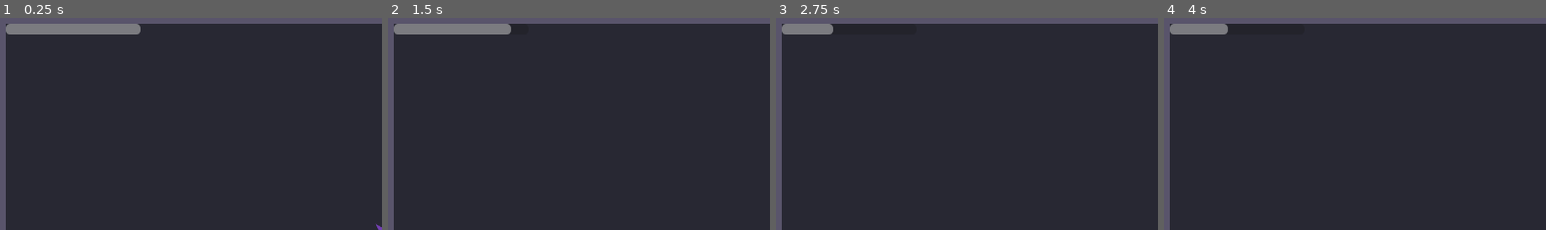
Above: before the commit, frames 1-4 (left to right).
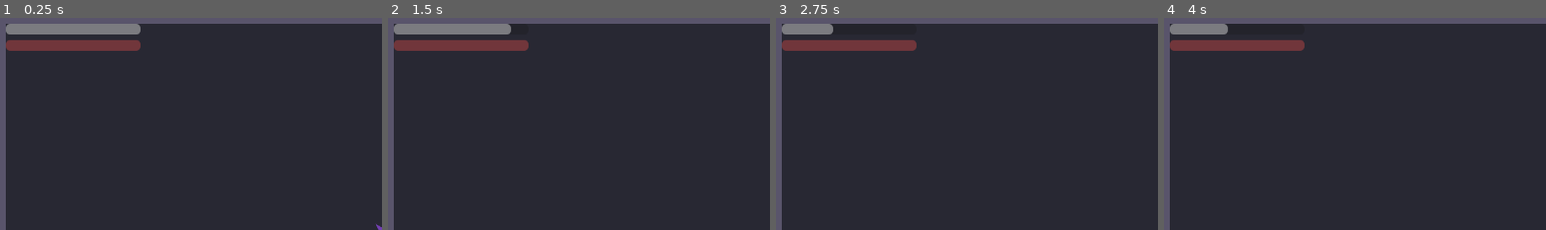
Above: after the commit, the same moments.

Repository: KrisUni/the-shattering
Game: Godot game, scene res://scenes/test_room.tscn
Same seed, same stepped clock (60 frames per second), same inputs: the game is played once before the commit and once after it.
Inputs (mouse positions are % of the whole screen's width and height, from its top left):
- Up to frame 1 (0.25 s): no input
- Up to frame 2 (1.5 s): tap Enter at 0.5 s; move the mouse to (72, 45) at 0.52 s; hold D (move_right) 0.53-1.25 s; hold Space (roll) 0.53-1.25 s; click (72, 45) at 0.67 s; drag from (30, 55) to (45, 70) at 1.27 s
- Up to frame 3 (2.75 s): tap Space (roll) at 2, 2.3 s; move the mouse to (60, 27) at 2.02 s; hold D (move_right) from 2.03 s (still down); hold Shift from 2.03 s (still down)
- Up to frame 4 (4 s): release D (move_right) at 2.75 s; release Shift at 2.75 s; drag from (45, 70) to (20, 35) at 2.77 s; tap Enter at 3.5 s; move the mouse to (80, 65) at 3.52 s; hold A (move_left) from 3.53 s (still down); hold Space (roll) from 3.53 s (still down); tap Ctrl at 3.6 s
The pictures show only the part of the screen within x 0-50%, y 0-50%; the shares and areas given below are measured in that part.

The runs differ from the first frame. In frame 1, 1.8% of the frame differs, in the area x 1-37%, y 10-16%; in frame 2, 1.8%; in frame 3, 1.8%; in frame 4, 1.8%.

Commit message:
Give Almos and others Health that hitboxes damage once per swing (#6)
Health is a component with its own maximum, so Almos (from his tuning) and the
training enemy can both have one. A Hitbox, switched on for an attack's active frames,
damages each Hurtbox it reaches once per swing and never hurts its own body; Almos's
Hurtbox shrugs hits off while he is untouchable in a Roll. The test room shows a
Health bar and announces a restart, reloading itself when it is the running scene,
when Almos's Health reaches zero.

Co-Authored-By: Claude Opus 5.5 <noreply@anthropic.com>
Claude-Session: https://claude.ai/code/session_0163Ac8sJ4QjP8JSKMSxQS6y

Diff:
--- a/data/player_tuning.tres
+++ b/data/player_tuning.tres
@@ -5,6 +5,7 @@
 [resource]
 script = ExtResource("1_tuning")
 walk_speed = 120.0
+health_maximum = 100.0
 stamina_maximum = 120.0
 stamina_refill_rate = 40.0
 stamina_refill_pause = 1.0
--- a/project.godot
+++ b/project.godot
@@ -58,3 +58,8 @@
 , Object(InputEventJoypadButton,"resource_local_to_scene":false,"resource_name":"","device":-1,"button_index":1,"pressure":0.0,"pressed":false,"script":null)
 ])
 }
+
+[layer_names]
+
+2d_physics/layer_2="player_hurtbox"
+2d_physics/layer_3="enemy_hurtbox"
--- a/scenes/almos/almos.gd
+++ b/scenes/almos/almos.gd
@@ -39,6 +39,11 @@
 ## What Roll and Sprint spend, and what the Stamina bar shows. It is given Almos's tuning,
 ## so his tuning is the only one to set.
 @onready var stamina: Stamina = $Stamina
+
+## What hits take off, and what the Health bar shows. It is given its maximum from Almos's
+## tuning, so his tuning is the only one to set.
+@onready var health: Health = $Health
+@onready var _hurtbox: Hurtbox = $Hurtbox
 @onready var _placeholder: Polygon2D = $Placeholder
 
 var _state := State.WALKING
@@ -53,12 +58,19 @@
 
 
 func _enter_tree() -> void:
-	# Done here, not in _ready, so that every node's _ready finds Stamina already filled in
-	# whatever order the nodes are in: the Stamina bar reads it in its _ready. Giving
-	# Stamina its tuning refills it, so it is only given a different one.
+	# Done here, not in _ready, so that every node's _ready finds Stamina and Health already
+	# filled in whatever order the nodes are in: the bars read them in their _ready. Giving
+	# either its numbers refills it, so each is only given a different one.
 	var own_stamina := $Stamina as Stamina
 	if own_stamina.tuning != tuning:
 		own_stamina.tuning = tuning
+	var own_health := $Health as Health
+	if own_health.maximum != tuning.health_maximum:
+		own_health.maximum = tuning.health_maximum
+
+
+func _ready() -> void:
+	_hurtbox.is_untouchable = func() -> bool: return untouchable
 
 
 func _physics_process(delta: float) -> void:
--- a/scenes/almos/almos.tscn
+++ b/scenes/almos/almos.tscn
@@ -3,8 +3,13 @@
 [ext_resource type="Script" path="res://scenes/almos/almos.gd" id="1_script"]
 [ext_resource type="Resource" path="res://data/player_tuning.tres" id="2_tuning"]
 [ext_resource type="Script" path="res://scripts/stamina.gd" id="3_stamina"]
+[ext_resource type="Script" path="res://scripts/health.gd" id="4_health"]
+[ext_resource type="Script" path="res://scripts/combat/hurtbox.gd" id="5_hurtbox"]
 
 [sub_resource type="CircleShape2D" id="CircleShape2D_body"]
+radius = 12.0
+
+[sub_resource type="CircleShape2D" id="CircleShape2D_hurtbox"]
 radius = 12.0
 
 [node name="Almos" type="CharacterBody2D"]
@@ -21,3 +26,16 @@
 
 [node name="Stamina" type="Node" parent="."]
 script = ExtResource("3_stamina")
+
+[node name="Health" type="Node" parent="."]
+script = ExtResource("4_health")
+
+[node name="Hurtbox" type="Area2D" parent="." node_paths=PackedStringArray("health")]
+collision_layer = 2
+collision_mask = 0
+monitoring = false
+script = ExtResource("5_hurtbox")
+health = NodePath("../Health")
+
+[node name="CollisionShape2D" type="CollisionShape2D" parent="Hurtbox"]
+shape = SubResource("CircleShape2D_hurtbox")
--- /dev/null
+++ b/scenes/hud/health_bar.gd
@@ -0,0 +1,15 @@
+extends ProgressBar
+## A placeholder Health bar for the HUD. It shows the Health it is pointed at and follows
+## it through its changed signal.
+
+@export var health: Health
+
+
+func _ready() -> void:
+	health.changed.connect(_refresh)
+	_refresh()
+
+
+func _refresh() -> void:
+	max_value = health.maximum
+	value = health.current
--- /dev/null
+++ b/scenes/test_room.gd
@@ -0,0 +1,21 @@
+extends Node2D
+## The test room: a floor, walls, Almos and the HUD. Until Death arrives, it starts over
+## when Almos's Health reaches zero.
+
+## Emitted when the room is to start over, which is when Almos's Health reaches zero.
+signal restart_requested
+
+@onready var _almos: Node2D = $Almos
+
+
+func _ready() -> void:
+	_almos.health.depleted.connect(_on_almos_depleted)
+
+
+func _on_almos_depleted() -> void:
+	restart_requested.emit()
+	# Only the room that is the running scene reloads itself. One placed inside something
+	# else, such as a test, only announces the restart: reloading the scene would replace
+	# the whole tree it sits in.
+	if get_tree().current_scene == self:
+		get_tree().reload_current_scene()
--- a/scenes/test_room.tscn
+++ b/scenes/test_room.tscn
@@ -2,6 +2,8 @@
 
 [ext_resource type="PackedScene" path="res://scenes/almos/almos.tscn" id="1_almos"]
 [ext_resource type="Script" path="res://scenes/hud/stamina_bar.gd" id="2_stamina_bar"]
+[ext_resource type="Script" path="res://scenes/hud/health_bar.gd" id="3_health_bar"]
+[ext_resource type="Script" path="res://scenes/test_room.gd" id="4_room"]
 
 [sub_resource type="RectangleShape2D" id="RectangleShape2D_wall_across"]
 size = Vector2(1152, 16)
@@ -10,6 +12,7 @@
 size = Vector2(16, 648)
 
 [node name="TestRoom" type="Node2D"]
+script = ExtResource("4_room")
 
 [node name="Floor" type="Polygon2D" parent="."]
 color = Color(0.16, 0.16, 0.2, 1)
@@ -70,3 +73,13 @@
 show_percentage = false
 script = ExtResource("2_stamina_bar")
 stamina = NodePath("../../Almos/Stamina")
+
+[node name="HealthBar" type="ProgressBar" parent="Hud" node_paths=PackedStringArray("health")]
+modulate = Color(0.9, 0.35, 0.35, 1)
+offset_left = 16.0
+offset_top = 40.0
+offset_right = 216.0
+offset_bottom = 56.0
+show_percentage = false
+script = ExtResource("3_health_bar")
+health = NodePath("../../Almos/Health")
--- /dev/null
+++ b/scripts/combat/hitbox.gd
@@ -0,0 +1,51 @@
+class_name Hitbox
+extends Area2D
+## The part of an attack that hurts. It is switched on for the attack's active frames and
+## off otherwise, and damages the Hurtboxes its mask reaches, each at most once per swing.
+## It never hurts the body it is part of.
+##
+## A Hitbox sits on no layer and looks for Hurtboxes through its mask: an attack on the
+## player masks player_hurtbox, an attack on enemies masks enemy_hurtbox.
+
+## How much Health a hit takes off.
+@export var damage: float
+
+## Whether the swing is on. Switching it on starts a new swing, which may hit every
+## Hurtbox again; switching it on when it is already on changes nothing.
+var active := false:
+	set(value):
+		if value == active:
+			return
+		active = value
+		_hit.clear()
+
+# The Hurtboxes this swing has hit already. A hit that did not land, on someone untouchable,
+# does not count: a swing that is still on when they stop being untouchable catches them.
+var _hit: Array[Hurtbox] = []
+
+
+func _physics_process(_delta: float) -> void:
+	if not active:
+		return
+	# Polled, not listened for, so that a Hurtbox already under the Hitbox when it is
+	# switched on is hit as well as one that walks into it.
+	for area in get_overlapping_areas():
+		var hurtbox := area as Hurtbox
+		if hurtbox != null and hurtbox not in _hit and not _is_part_of_same_body(hurtbox):
+			if hurtbox.hurt(damage):
+				_hit.append(hurtbox)
+
+
+# Whether the Hurtbox is part of the same body as this Hitbox, such as the body of whoever
+# swings it. Whatever sits under no body at all belongs to none.
+func _is_part_of_same_body(hurtbox: Hurtbox) -> bool:
+	var body := _body_of(self)
+	return body != null and body == _body_of(hurtbox)
+
+
+# The body this part of a scene belongs to: the nearest body above it in the tree.
+func _body_of(part: Node) -> PhysicsBody2D:
+	var node := part.get_parent()
+	while node != null and not node is PhysicsBody2D:
+		node = node.get_parent()
+	return node as PhysicsBody2D
--- /dev/null
+++ b/scripts/combat/hurtbox.gd
@@ -0,0 +1,24 @@
+class_name Hurtbox
+extends Area2D
+## Where something can be hurt. A Hitbox that reaches it takes its damage off the Health
+## this Hurtbox belongs to.
+##
+## A Hurtbox sits on the layer of its side (player_hurtbox or enemy_hurtbox) and looks for
+## nothing itself; Hitboxes look for it through their masks.
+
+## The Health that hits on this Hurtbox take damage from.
+@export var health: Health
+
+## Asked on every hit: whether the owner cannot be hurt at this moment, such as Almos in
+## part of a Roll. It is asked, not told, so that the answer is never a frame old. Left as
+## it is, the owner can always be hurt.
+var is_untouchable: Callable = func() -> bool: return false
+
+
+## A hit reaches this Hurtbox, for this much damage. Returns whether it landed: it does
+## not while the owner is untouchable.
+func hurt(damage: float) -> bool:
+	if is_untouchable.call():
+		return false
+	health.take_damage(damage)
+	return true
--- /dev/null
+++ b/scripts/health.gd
@@ -0,0 +1,34 @@
+class_name Health
+extends Node
+## Something's Health: what it has left before it is done for. It takes no tuning of its
+## own; whoever owns it gives it a maximum, so the same Health serves Almos and enemies.
+
+## Emitted whenever current changes.
+signal changed
+
+## Emitted once, when current reaches zero.
+signal depleted
+
+## The most there can be. Giving it a maximum fills Health to it, so it is only given a
+## different one.
+@export var maximum: float:
+	set(value):
+		maximum = value
+		_current = value
+
+## How much is left. Change it with take_damage(), not by assigning.
+var current: float:
+	get:
+		return _current
+
+var _current: float
+
+
+## Takes this much off, down to zero but never below. Nothing happens at zero.
+func take_damage(amount: float) -> void:
+	if _current <= 0.0:
+		return
+	_current = maxf(_current - amount, 0.0)
+	changed.emit()
+	if _current <= 0.0:
+		depleted.emit()
--- a/scripts/tuning/player_tuning.gd
+++ b/scripts/tuning/player_tuning.gd
@@ -4,6 +4,9 @@
 
 ## Walking speed, in pixels per second.
 @export var walk_speed: float
+
+## The most Health Almos can have. A full bar is this much.
+@export var health_maximum: float
 
 ## The most Stamina Almos can have. A full bar is this much.
 @export var stamina_maximum: float
--- /dev/null
+++ b/test/test_almos_health.gd
@@ -0,0 +1,251 @@
+extends GutTest
+## Almos being hurt, seen only through the scene. A Hitbox made here stands in for an
+## attacker and is laid over his Hurtbox; then we step physics frames and read his Health.
+## Expected numbers come from the damage each test gives its Hitbox and from the tuning
+## data file the scene uses, never from how the code works them out.
+
+const AlmosInput := preload("res://test/helpers/almos_input.gd")
+
+const TUNING_PATH := AlmosInput.TUNING_PATH
+const SETTLE_FRAMES := AlmosInput.SETTLE_FRAMES
+# In Health points.
+const TOLERANCE := 0.0001
+# In Health points. A hit small enough that several of them fit in his Health.
+const HIT_DAMAGE := 12.0
+# In pixels. A hitbox this wide covers all of Almos and everywhere a Roll takes him.
+const HITBOX_RADIUS := 200.0
+# How many physics frames a swing stays on when it is to overlap him for many of them.
+const LONG_SWING_FRAMES := 10
+# How many physics frames a swing stays on when it is to fit inside his untouchable window.
+const SHORT_SWING_FRAMES := 2
+# A tap: held this many physics frames, far shorter than any sensible hold threshold.
+const TAP_FRAMES := 3
+# The most physics frames any wait in these tests may take.
+const WAIT_FRAME_LIMIT := 120
+
+var _almos_input: AlmosInput
+
+
+func before_each() -> void:
+	_almos_input = AlmosInput.new(self)
+
+
+func after_each() -> void:
+	_almos_input.release_everything()
+
+
+func test_almos_starts_with_the_health_maximum_in_the_tuning_data() -> void:
+	var tuning := _tuning()
+	assert_gt(tuning.health_maximum, 0.0, "health_maximum in the data file should be positive")
+
+	var almos = _almos_input.spawn_almos()
+
+	assert_almost_eq(almos.health.maximum, tuning.health_maximum, TOLERANCE)
+	assert_almost_eq(almos.health.current, tuning.health_maximum, TOLERANCE)
+
+
+func test_almos_takes_his_health_maximum_from_the_tuning_he_is_given() -> void:
+	var tuning := _tuning_with({"health_maximum": _tuning().health_maximum / 2.0})
+
+	var almos = _almos_input.spawn_almos(tuning)
+
+	assert_almost_eq(almos.health.maximum, tuning.health_maximum, TOLERANCE)
+	assert_almost_eq(almos.health.current, tuning.health_maximum, TOLERANCE)
+
+
+func test_a_swing_over_him_takes_its_damage_off_his_health() -> void:
+	var almos = _almos_input.spawn_almos()
+	var hitbox := _hitbox_over(almos, HIT_DAMAGE)
+	await wait_physics_frames(SETTLE_FRAMES)
+
+	await _swing(hitbox, 1)
+
+	assert_almost_eq(almos.health.current, _tuning().health_maximum - HIT_DAMAGE, TOLERANCE)
+
+
+func test_one_swing_hits_him_once_however_many_frames_it_overlaps_him() -> void:
+	var almos = _almos_input.spawn_almos()
+	var hitbox := _hitbox_over(almos, HIT_DAMAGE)
+	await wait_physics_frames(SETTLE_FRAMES)
+
+	await _swing(hitbox, LONG_SWING_FRAMES)
+
+	assert_almost_eq(almos.health.current, _tuning().health_maximum - HIT_DAMAGE, TOLERANCE)
+
+
+func test_switching_off_and_on_again_is_a_second_swing_that_hits_again() -> void:
+	var almos = _almos_input.spawn_almos()
+	var hitbox := _hitbox_over(almos, HIT_DAMAGE)
+	await wait_physics_frames(SETTLE_FRAMES)
+
+	await _swing(hitbox, LONG_SWING_FRAMES)
+	await _swing(hitbox, LONG_SWING_FRAMES)
+
+	assert_almost_eq(almos.health.current, _tuning().health_maximum - 2.0 * HIT_DAMAGE, TOLERANCE)
+
+
+func test_switching_on_a_swing_that_is_already_on_does_not_start_another() -> void:
+	var almos = _almos_input.spawn_almos()
+	var hitbox := _hitbox_over(almos, HIT_DAMAGE)
+	await wait_physics_frames(SETTLE_FRAMES)
+
+	hitbox.active = true
+	await wait_physics_frames(SETTLE_FRAMES)
+	hitbox.active = true
+	await wait_physics_frames(SETTLE_FRAMES)
+
+	assert_almost_eq(almos.health.current, _tuning().health_maximum - HIT_DAMAGE, TOLERANCE)
+
+
+func test_a_hitbox_that_is_switched_off_does_no_damage() -> void:
+	var almos = _almos_input.spawn_almos()
+	var hitbox := _hitbox_over(almos, HIT_DAMAGE)
+
+	await wait_physics_frames(LONG_SWING_FRAMES)
+
+	assert_false(hitbox.active, "a hitbox should start switched off")
+	assert_almost_eq(almos.health.current, _tuning().health_maximum, TOLERANCE)
+
+
+func test_two_hitboxes_swinging_on_the_same_frame_both_hit_him() -> void:
+	var almos = _almos_input.spawn_almos()
+	var first := _hitbox_over(almos, HIT_DAMAGE)
+	var second := _hitbox_over(almos, HIT_DAMAGE * 2.0)
+	await wait_physics_frames(SETTLE_FRAMES)
+
+	first.active = true
+	second.active = true
+	await get_tree().physics_frame
+	first.active = false
+	second.active = false
+
+	assert_almost_eq(almos.health.current, _tuning().health_maximum - first.damage - second.damage, TOLERANCE)
+
+
+func test_a_hitbox_that_belongs_to_almos_does_not_hurt_him() -> void:
+	var almos = _almos_input.spawn_almos()
+	# The same hitbox as in the other tests, aimed at his Hurtbox and wide enough to cover
+	# it; the only difference is that it is part of him.
+	var hitbox := _new_hitbox(HIT_DAMAGE)
+	almos.add_child(hitbox)
+	await wait_physics_frames(SETTLE_FRAMES)
+
+	await _swing(hitbox, LONG_SWING_FRAMES)
+
+	assert_almost_eq(almos.health.current, _tuning().health_maximum, TOLERANCE)
+
+
+func test_a_swing_aimed_at_enemies_passes_through_him() -> void:
+	var almos = _almos_input.spawn_almos()
+	var hitbox := _hitbox_over(almos, HIT_DAMAGE, "enemy_hurtbox")
+	await wait_physics_frames(SETTLE_FRAMES)
+
+	await _swing(hitbox, LONG_SWING_FRAMES)
+
+	assert_almost_eq(almos.health.current, _tuning().health_maximum, TOLERANCE)
+
+
+func test_a_swing_while_he_is_untouchable_in_a_roll_does_no_damage() -> void:
+	var almos = _almos_input.spawn_almos()
+	var hitbox := _hitbox_over(almos, HIT_DAMAGE)
+	await wait_physics_frames(SETTLE_FRAMES)
+	await _tap_roll()
+	await _wait_for(func(): return almos.untouchable, "he should become untouchable")
+
+	await _swing(hitbox, SHORT_SWING_FRAMES)
+
+	assert_true(almos.untouchable, "the whole swing should have fallen inside his untouchable window")
+	assert_almost_eq(almos.health.current, _tuning().health_maximum, TOLERANCE)
+
+
+func test_a_swing_still_on_when_his_untouchable_window_ends_hits_him_then_once() -> void:
+	var almos = _almos_input.spawn_almos()
+	var hitbox := _hitbox_over(almos, HIT_DAMAGE)
+	await wait_physics_frames(SETTLE_FRAMES)
+	await _tap_roll()
+	await _wait_for(func(): return almos.untouchable, "he should become untouchable")
+
+	hitbox.active = true
+	for i in WAIT_FRAME_LIMIT:
+		if not almos.untouchable:
+			break
+		assert_almost_eq(almos.health.current, _tuning().health_maximum, TOLERANCE, "nothing should land while he is untouchable")
+		await get_tree().physics_frame
+	await _wait_for(func(): return not almos.rolling, "his roll should end")
+	hitbox.active = false
+
+	assert_almost_eq(almos.health.current, _tuning().health_maximum - HIT_DAMAGE, TOLERANCE)
+
+
+func _tuning() -> PlayerTuning:
+	var tuning := load(TUNING_PATH) as PlayerTuning
+	assert_not_null(tuning, "the player tuning data file should load")
+	return tuning
+
+
+# The tuning data file's numbers, with these properties changed, for a test that needs a
+# case the shipped numbers do not give.
+func _tuning_with(changes: Dictionary) -> PlayerTuning:
+	var tuning := _tuning().duplicate() as PlayerTuning
+	for property in changes:
+		tuning.set(property, changes[property])
+	return tuning
+
+
+# A Hitbox, switched off, laid over Almos and aimed at the player's Hurtboxes, as an
+# enemy's would be, unless it is given another layer to aim at. The test frees it.
+func _hitbox_over(almos: Node2D, damage: float, target := "player_hurtbox") -> Hitbox:
+	var hitbox := _new_hitbox(damage, target)
+	hitbox.global_position = almos.global_position
+	add_child_autofree(hitbox)
+	return hitbox
+
+
+# A Hitbox, switched off and in no tree yet, wide enough to cover Almos and aimed at the
+# Hurtboxes on this layer, the player's by default.
+func _new_hitbox(damage: float, target := "player_hurtbox") -> Hitbox:
+	var hitbox := Hitbox.new()
+	hitbox.damage = damage
+	hitbox.collision_mask = _layer_bit(target)
+	var shape := CollisionShape2D.new()
+	var circle := CircleShape2D.new()
+	circle.radius = HITBOX_RADIUS
+	shape.shape = circle
+	hitbox.add_child(shape)
+	return hitbox
+
+
+# Switches the hitbox on for this many physics frames, then off again. It waits on the
+# physics_frame signal, which comes before the hitbox is processed in a frame, so the
+# hitbox is processed on exactly this many frames while it is on.
+func _swing(hitbox: Hitbox, frames: int) -> void:
+	hitbox.active = true
+	for i in frames:
+		await get_tree().physics_frame
+	hitbox.active = false
+
+
+# The collision layer the project calls this, as the bit that sets it in a collision mask.
+func _layer_bit(layer_name: String) -> int:
+	for layer in range(1, 33):
+		if ProjectSettings.get_setting("layer_names/2d_physics/layer_%d" % layer, "") == layer_name:
+			return 1 << (layer - 1)
+	fail_test("the project should name a 2D physics layer %s" % layer_name)
+	return 0
+
+
+# Presses the Roll button and lets go again after a few frames.
+func _tap_roll() -> void:
+	_almos_input.press_action(&"roll")
+	await wait_physics_frames(TAP_FRAMES)
+	_almos_input.release_action(&"roll")
+
+
+# Waits, a physics frame at a time, until this is true. It checks just before the frame's
+# nodes are processed, so it sees how the frame before left things.
+func _wait_for(condition: Callable, failure: String) -> void:
+	for i in WAIT_FRAME_LIMIT:
+		if condition.call():
+			return
+		await get_tree().physics_frame
+	fail_test(failure)
--- /dev/null
+++ b/test/test_health.gd
@@ -0,0 +1,94 @@
+extends GutTest
+## Health, tested directly through its public interface. The maximum is given by each
+## test, and every expected number is plain arithmetic on the numbers the test sets.
+
+const TOLERANCE := 0.0001
+const MAXIMUM := 80.0
+
+
+func test_starts_at_its_maximum() -> void:
+	var health := _new_health()
+
+	assert_almost_eq(health.current, MAXIMUM, TOLERANCE)
+	assert_almost_eq(health.maximum, MAXIMUM, TOLERANCE)
+
+
+func test_damage_takes_that_amount_off() -> void:
+	var health := _new_health()
+	var damage := 30.0
+
+	health.take_damage(damage)
+
+	assert_almost_eq(health.current, MAXIMUM - damage, TOLERANCE)
+
+
+func test_damage_beyond_what_is_left_stops_at_zero() -> void:
+	var health := _new_health()
+
+	health.take_damage(MAXIMUM + 25.0)
+
+	assert_almost_eq(health.current, 0.0, TOLERANCE, "it should stop at zero, never go below")
+
+
+func test_changed_is_emitted_when_it_takes_damage() -> void:
+	var health := _new_health()
+	watch_signals(health)
+
+	health.take_damage(30.0)
+
+	assert_signal_emit_count(health, "changed", 1)
+
+
+func test_damage_at_zero_changes_nothing_and_emits_nothing() -> void:
+	var health := _new_health()
+	health.take_damage(MAXIMUM)
+	watch_signals(health)
+
+	health.take_damage(10.0)
+
+	assert_almost_eq(health.current, 0.0, TOLERANCE)
+	assert_signal_not_emitted(health, "changed")
+
+
+func test_depleted_is_emitted_when_damage_takes_the_last_of_it() -> void:
+	var health := _new_health()
+	watch_signals(health)
+
+	health.take_damage(MAXIMUM)
+
+	assert_signal_emit_count(health, "depleted", 1)
+
+
+func test_depleted_is_emitted_when_damage_goes_past_what_is_left() -> void:
+	var health := _new_health()
+	watch_signals(health)
+
+	health.take_damage(MAXIMUM + 25.0)
+
+	assert_signal_emit_count(health, "depleted", 1)
+
+
+func test_depleted_is_not_emitted_while_some_is_left() -> void:
+	var health := _new_health()
+	watch_signals(health)
+
+	health.take_damage(MAXIMUM - 1.0)
+
+	assert_signal_not_emitted(health, "depleted")
+
+
+func test_depleted_is_emitted_only_once_however_much_more_damage_follows() -> void:
+	var health := _new_health()
+	watch_signals(health)
+
+	health.take_damage(MAXIMUM)
+	health.take_damage(10.0)
+	health.take_damage(MAXIMUM)
+
+	assert_signal_emit_count(health, "depleted", 1)
+
+
+func _new_health() -> Health:
+	var health := Health.new()
+	health.maximum = MAXIMUM
+	return autofree(health)
--- a/test/test_test_room.gd
+++ b/test/test_test_room.gd
@@ -83,6 +83,67 @@
 	assert_almost_eq(bar.max_value, tuning.stamina_maximum, TOLERANCE)
 
 
+func test_the_health_bar_follows_the_health_almos_has_left() -> void:
+	var tuning := load(TUNING_PATH) as PlayerTuning
+	assert_not_null(tuning, "the player tuning data file should load")
+	if tuning == null:
+		return
+	assert_gt(tuning.health_maximum, 0.0, "health_maximum in the data file should be positive")
+	var room := _spawn_room()
+	if room == null:
+		return
+	var almos = room.find_child("Almos", true, false)
+	var bar = room.find_child("HealthBar", true, false)
+	assert_not_null(almos, "the test room should contain Almos")
+	assert_not_null(bar, "the test room should contain a HealthBar")
+	if almos == null or bar == null:
+		return
+	var damage := tuning.health_maximum / 4.0
+
+	almos.health.take_damage(damage)
+
+	assert_almost_eq(bar.value, tuning.health_maximum - damage, TOLERANCE)
+	assert_almost_eq(bar.max_value, tuning.health_maximum, TOLERANCE)
+
+
+func test_the_room_requests_a_restart_when_almos_health_reaches_zero() -> void:
+	var tuning := load(TUNING_PATH) as PlayerTuning
+	assert_not_null(tuning, "the player tuning data file should load")
+	if tuning == null:
+		return
+	var room := _spawn_room()
+	if room == null:
+		return
+	var almos = room.find_child("Almos", true, false)
+	assert_not_null(almos, "the test room should contain Almos")
+	if almos == null:
+		return
+	watch_signals(room)
+
+	almos.health.take_damage(tuning.health_maximum)
+
+	assert_signal_emit_count(room, "restart_requested", 1)
+
+
+func test_the_room_does_not_request_a_restart_while_almos_has_health_left() -> void:
+	var tuning := load(TUNING_PATH) as PlayerTuning
+	assert_not_null(tuning, "the player tuning data file should load")
+	if tuning == null:
+		return
+	var room := _spawn_room()
+	if room == null:
+		return
+	var almos = room.find_child("Almos", true, false)
+	assert_not_null(almos, "the test room should contain Almos")
+	if almos == null:
+		return
+	watch_signals(room)
+
+	almos.health.take_damage(tuning.health_maximum - 1.0)
+
+	assert_signal_not_emitted(room, "restart_requested")
+
+
 func test_sprinting_at_a_wall_keeps_almos_on_the_floor(params = use_parameters(wall_params)) -> void:
 	var scene := load(TEST_ROOM_PATH) as PackedScene
 	assert_not_null(scene, "the test room scene should load")
@@ -107,6 +168,18 @@
 	assert_gte((almos.global_position - start).dot(params.direction), LEAST_PROGRESS, "Almos should have got up to the wall")
 
 
+# The test room, in the test's scene tree, or null if its scene will not load. The test
+# frees it.
+func _spawn_room() -> Node:
+	var scene := load(TEST_ROOM_PATH) as PackedScene
+	assert_not_null(scene, "the test room scene should load")
+	if scene == null:
+		return null
+	var room := scene.instantiate()
+	add_child_autofree(room)
+	return room
+
+
 # The floor's outline, as a rectangle in the room's own coordinates.
 func _floor_bounds(room: Node) -> Rect2:
 	var floor_shape := room.find_child("Floor", true, false) as Polygon2D
Not shown, added: scenes/hud/health_bar.gd.uid
Not shown, added: scenes/test_room.gd.uid
Not shown, added: scripts/combat/hitbox.gd.uid
Not shown, added: scripts/combat/hurtbox.gd.uid
Not shown, added: scripts/health.gd.uid
Not shown, added: test/test_almos_health.gd.uid
Not shown, added: test/test_health.gd.uid
